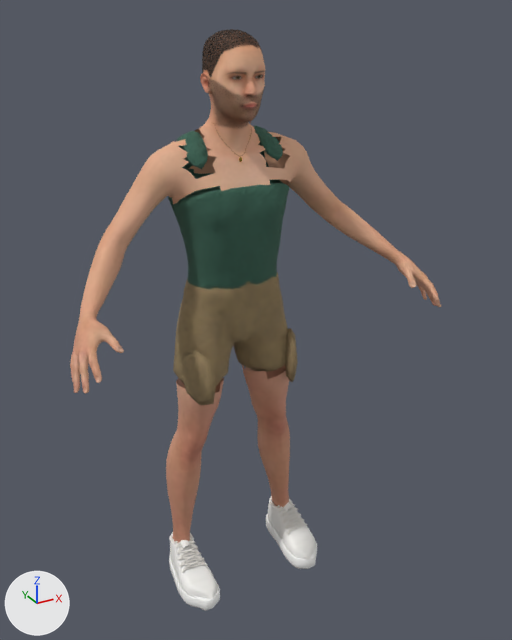
What one commit did to the glTF model melbourne3d/assets/ara/davo-low.glb.
Rendered twice from a 50 mm lens placed at (-0.904, -1.825, 1.794), pointed at (0.035, -0.117, 0.94). The axes (+X, +Y, +Z) are drawn at lower left. The lights are the same throughout. The picture after the commit comes second. Vertices at exactly the same position are counted once.

Names of what the first picture shows: 'Athletic_man_Cargo_shorts', 'Athletic_man_Cargo_shorts.001', 'Athletic_man_Skin', 'Athletic_man_Skin_details', 'Athletic_man_Sneaker_laces', 'Athletic_man_Sneaker_leather', 'Athletic_man_Sneaker_leather.001', 'Athletic_man_Sneaker_midsole', 'Athletic_man_Tank_top' and 2 more.
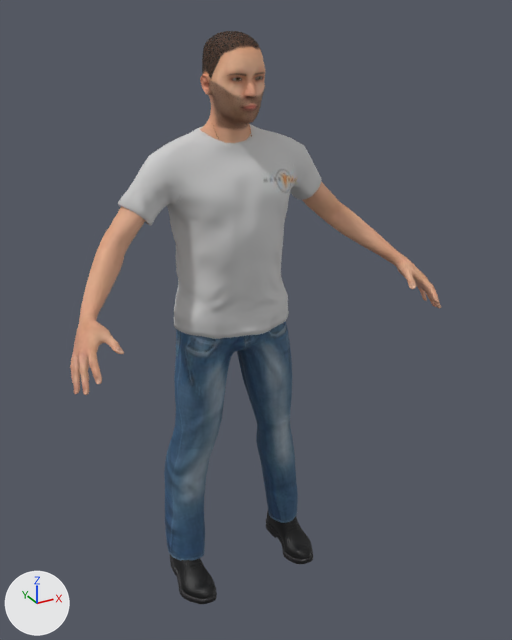
Patch to the scene script:
```diff
--- a/melbourne3d/assets/ara/davo-low.glb.py
+++ b/melbourne3d/assets/ara/davo-low.glb.py
@@ mat_outfit @@
+mat_outfit = bpy.data.materials.new('Outfit')
+# uses the picture img_outfit_male_casualsuit06_jpg
+# uses the picture img_outfit_male_casualsuit06_normal_jpg
@@ me_skin @@
-me_skin.from_pydata(...)  # 9729 vertices, 19196 faces; spans x -0.57..0.57, y -0.37..0.08, z 0.1..1.74
+me_skin.from_pydata(...)  # 8510 vertices, 16932 faces; spans x -0.57..0.57, y -0.37..0.05, z 0.95..1.74
+# me_skin part 1: the loose piece of 415 vertices spanning x -0.23..-0.04, y -0.11..0.06, z 0.1..0.75 is deleted
+# me_skin part 2: the loose piece of 415 vertices spanning x 0.04..0.23, y -0.11..0.06, z 0.1..0.75 is deleted
+# me_skin part 3: 1005 vertices moved within x -0.57..0.57, y -0.37..0.04, z 0.95..1.7; 2098 vertices removed from x -0.57..0.57, y -0.37..0.08, z 0.96..1.72; 1709 vertices added at x -0.57..0.57, y -0.37..0.04, z 0.95..1.71
 me_skin.materials.append(mat_skin)
@@ ob_athletic_man_cargo_shorts @@
-ob_athletic_man_cargo_shorts = bpy.data.objects.new('Athletic_man_Cargo_shorts', me_cargo_shorts)
@@ ob_athletic_man_cargo_shorts_001 @@
-ob_athletic_man_cargo_shorts_001 = bpy.data.objects.new('Athletic_man_Cargo_shorts.001', me_cargo_shorts_001)
@@ ob_athletic_man_tank_top @@
-ob_athletic_man_tank_top = bpy.data.objects.new('Athletic_man_Tank_top', me_tank_top)
@@ ob_athletic_man_sneaker_leather @@
-ob_athletic_man_sneaker_leather = bpy.data.objects.new('Athletic_man_Sneaker_leather', me_sneaker_leather)
@@ ob_athletic_man_sneaker_midsole @@
-ob_athletic_man_sneaker_midsole = bpy.data.objects.new('Athletic_man_Sneaker_midsole', me_sneaker_midsole)
@@ ob_athletic_man_sneaker_laces @@
-ob_athletic_man_sneaker_laces = bpy.data.objects.new('Athletic_man_Sneaker_laces', me_sneaker_laces)
@@ ob_athletic_man_sneaker_leather_001 @@
-ob_athletic_man_sneaker_leather_001 = bpy.data.objects.new('Athletic_man_Sneaker_leather.001', me_sneaker_leather_001)
@@ ob_athletic_man_outfit @@
+ob_athletic_man_outfit = bpy.data.objects.new('Athletic_man_Outfit', me_outfit)  # 3708 vertices, 7168 faces; spans x -0.326..0.313, y -0.171..0.107, z 0.089..1.496
+ob_athletic_man_outfit.location = (0.0, 0.0, 0.0)
@@ ob_athletic_man_shoes @@
+ob_athletic_man_shoes = bpy.data.objects.new('Athletic_man_Shoes', me_shoes)  # 2222 vertices, 4128 faces; spans x -0.254..0.254, y -0.221..0.047, z 0.0..0.24; in mat_shoes (picture img_outfit_shoes03_jpg)
+ob_athletic_man_shoes.location = (0.0, 0.0, 0.0)
```

Location of each change, (x1, y1, x2, y2) in pixels of the pictures (512 x 640 px; the box of a moved part takes in the faces that stretch with it):
'Athletic_man_Outfit', added: after (118, 124, 322, 561)
'Athletic_man_Skin', reshaped (30% shorter): before (70, 45, 441, 543); after (70, 46, 441, 395)
'Athletic_man_Tank_top', deleted (green): before (168, 126, 289, 289)
'Athletic_man_Cargo_shorts', deleted (brown): before (173, 272, 288, 386)
'Athletic_man_Shoes', added: after (170, 512, 313, 604)
'Athletic_man_Sneaker_leather', deleted: before (170, 502, 316, 603)
'Athletic_man_Cargo_shorts.001', deleted (brown): before (182, 328, 297, 405)
'Athletic_man_Sneaker_midsole', deleted: before (169, 514, 317, 610)
'Athletic_man_Sneaker_laces', deleted: before (170, 500, 307, 596)
'Athletic_man_Sneaker_leather.001', deleted: before (169, 496, 293, 549)
part 1 of me_skin, deleted (brown): before (166, 378, 224, 543)
part 2 of me_skin, deleted (brown): before (242, 365, 290, 507)
part 3 of me_skin, moved or reshaped: before (70, 45, 441, 393); after (70, 46, 441, 395)
